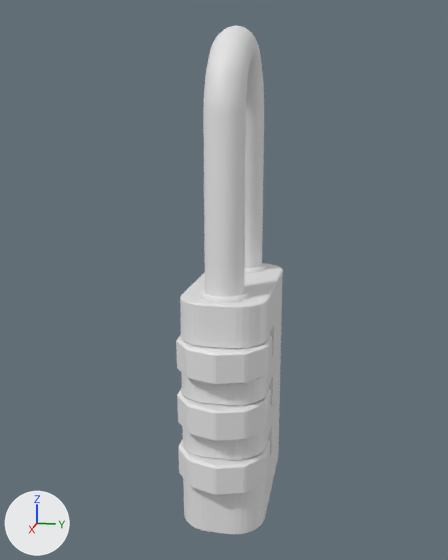
An edit to the Blender file Assets/Models/padlock/padlock.blend, drawn before and after from the same camera.
Both versions are drawn from a camera (50 mm lens) standing at (0.1323, 0.0237, 0.0582) and looking at (0.0035, -0.002, 0.026). Lighting does not change. The marker at lower left points along +X, +Y and +Z. Objects named as collision shapes, trigger or cutter boxes, shadow casters or lower levels of detail are left out.

In view in the first picture: 'body', 'numberDisk', 'numberDisk1', 'numberDisk2', 'numbers', 'numbers1', 'numbers2', 'shackle'.
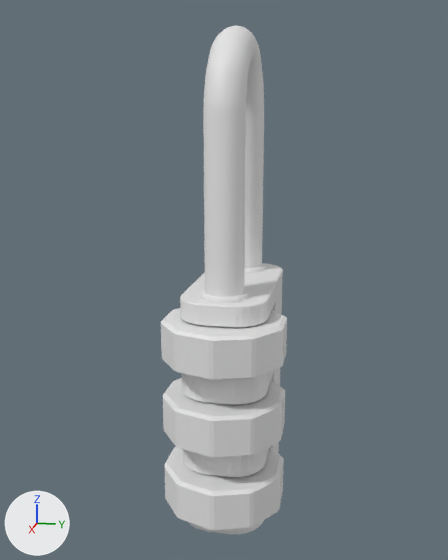
Commit message: fix padlocks

What differs and where, as boxes [x1, y1, x2, y2] in the pictures (448 x 560 px; the box of a moved part takes in the faces that stretch with it):
'numberDisk2', moved, rescaled
    before: [178, 439, 270, 495]
    after: [164, 446, 284, 530]
'numberDisk', moved, rescaled
    before: [176, 335, 272, 385]
    after: [161, 308, 287, 380]
'numberDisk1', moved, rescaled
    before: [177, 388, 271, 441]
    after: [163, 378, 285, 457]
'numbers', moved, rescaled (33% wider, 32% taller)
    before: [178, 343, 272, 380]
    after: [162, 325, 287, 374]
'numbers2', moved, rescaled (30% wider, 40% taller)
    before: [180, 450, 270, 491]
    after: [166, 467, 283, 525]
'numbers1', moved, rescaled (31% wider, 38% taller)
    before: [179, 397, 271, 436]
    after: [164, 398, 285, 452]
part 1 of me_cube_001, moved or reshaped
    both: [180, 303, 282, 534]

The edits, one by one:
me_cube_001 has 264 vertices, 170 faces and spans x -0.02..0.02, y -0.009..0.009, z -0.025..0.025.
me_cube_001 is used by ob_body; location (0.0, 0.0, 0.0).
me_cube_001 part 1: 120 of 264 vertices moved; they spanned x 0.0029..0.02, y -0.009..0.009, z -0.0145..0.0165 and now span x -0.0001..0.02, y -0.009..0.009, z -0.0208..0.0208; mean shift (-0.0003, 0.0, -0.001); largest move (0.0029, 0.009, -0.0145) -> (-0.0001, 0.009, -0.0208).
Object 'numberDisk1' (ob_numberdisk1) moves from (0.013, 0.0, 0.001) to (0.013, 0.0, 0.0).
Object 'numberDisk1' (ob_numberdisk1) is rescaled from (1.0, 1.0, 1.0) to (1.31, 1.31, 1.31).
Object 'numberDisk' (ob_numberdisk) moves from (0.013, 0.0, 0.013) to (0.013, 0.0, 0.0161).
Object 'numberDisk' (ob_numberdisk) is rescaled from (1.0, 1.0, 1.0) to (1.31, 1.31, 1.31).
Object 'numberDisk2' (ob_numberdisk2) moves from (0.013, 0.0, -0.011) to (0.013, 0.0, -0.0161).
Object 'numberDisk2' (ob_numberdisk2) is rescaled from (1.0, 1.0, 1.0) to (1.31, 1.31, 1.31).
